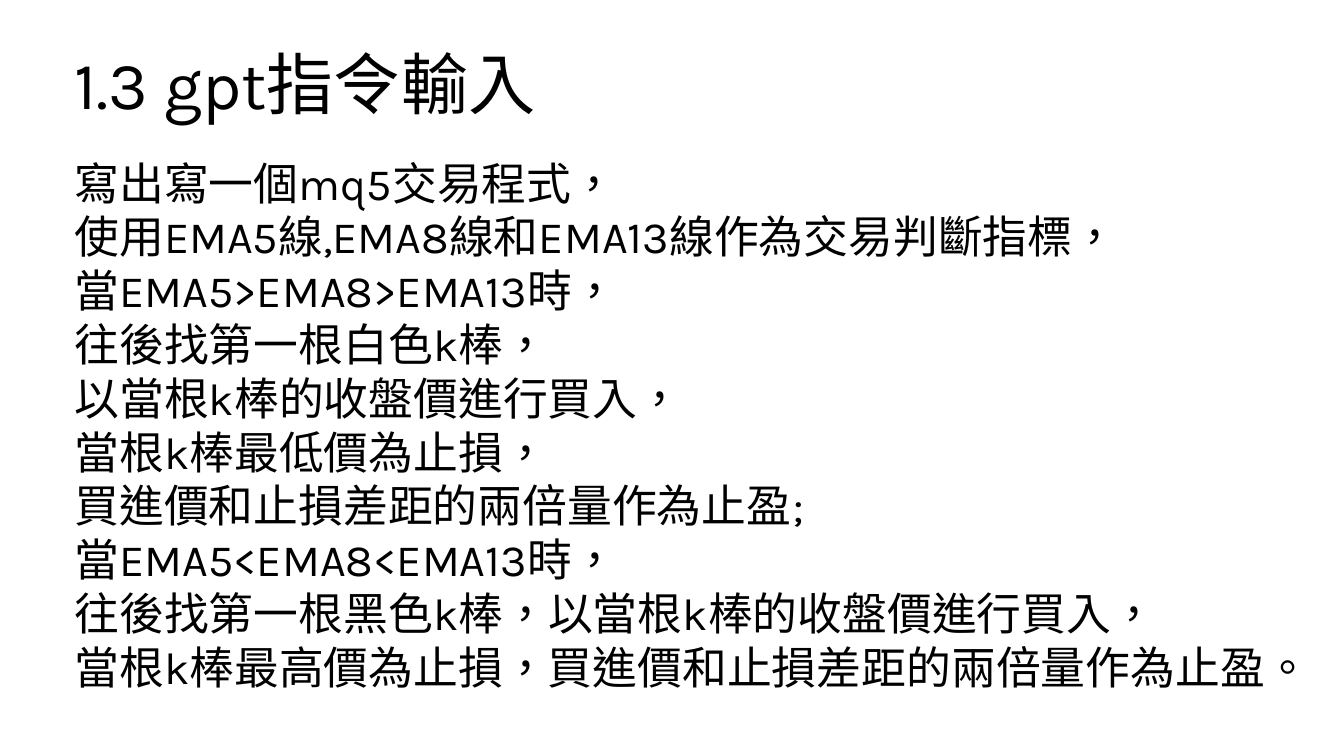
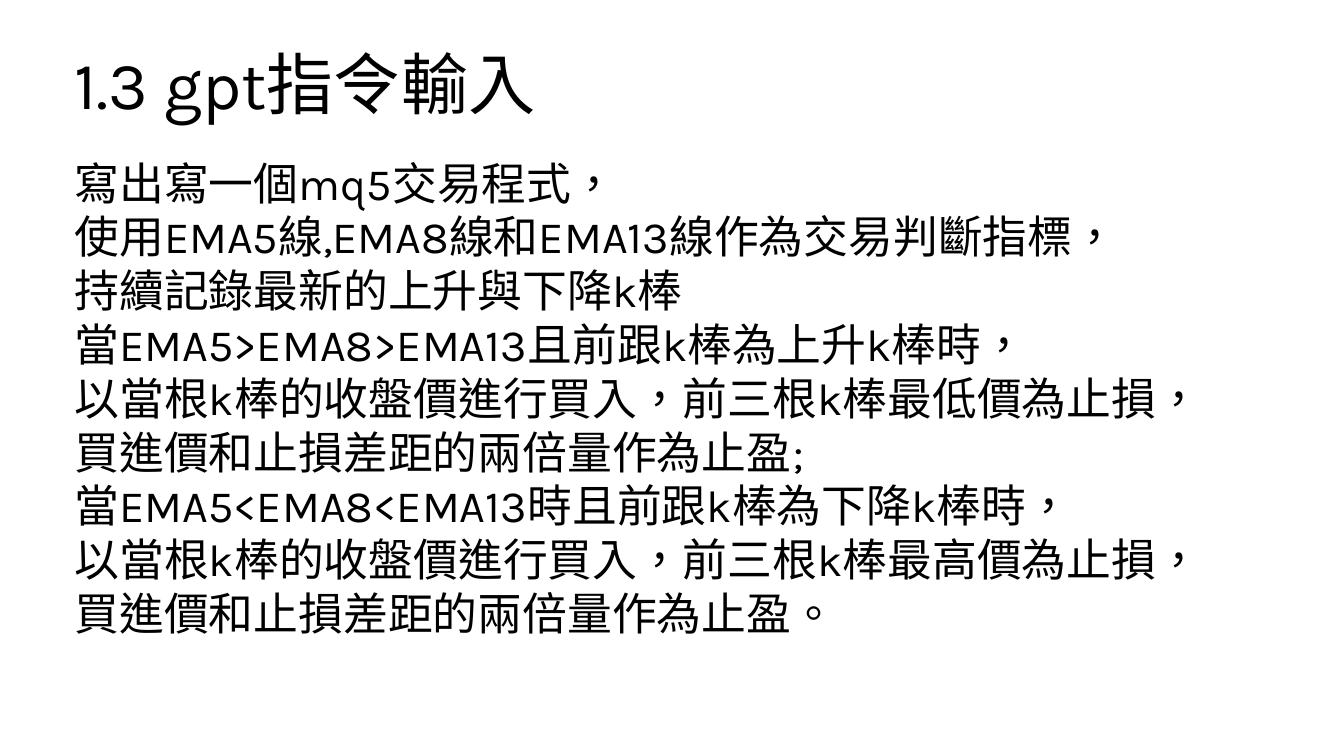
Before and after one commit to worldstar/MT5-MultiTimeFrame-MA-TDI-Dashboard, a slide deck: slide 6 of gpt程式交易測試紀錄/GPT程式交易測試紀錄.pptx. Drawn at 1344x756 pixels with LibreOffice and Linux fonts; fonts in the diff are those of the drawing. Boxes give left, top, right and bottom in pixels: in the first picture for what was removed or moved away, otherwise in the second. Text is boxed around its words. In the diff, an @@ line names an element or a change of style, - is before the commit and + after.

```diff
--- a/gpt程式交易測試紀錄/GPT程式交易測試紀錄.pptx
+++ b/gpt程式交易測試紀錄/GPT程式交易測試紀錄.pptx
@@ text at box(74, 269, 1201, 419): text changed @@
-當EMA5>EMA8>EMA13時，
-往後找第一根白色k棒，
-以當根k棒的收盤價進行買入，
-當根k棒最低價為止損，
+持續記錄最新的上升與下降k棒
+當EMA5>EMA8>EMA13且前跟k棒為上升k棒時，
+以當根k棒的收盤價進行買入，前三根k棒最低價為止損，
@@ text at box(74, 484, 1201, 634): text changed @@
-當EMA5<EMA8<EMA13時，
-往後找第一根黑色k棒，以當根k棒的收盤價進行買入，
-當根k棒最高價為止損，買進價和止損差距的兩倍量作為止盈。
+當EMA5<EMA8<EMA13時且前跟k棒為下降k棒時，
+以當根k棒的收盤價進行買入，前三根k棒最高價為止損，
+買進價和止損差距的兩倍量作為止盈。
```
Also in this commit, not shown: 6 other slides changed, 5 slides added, 1 slide removed.
